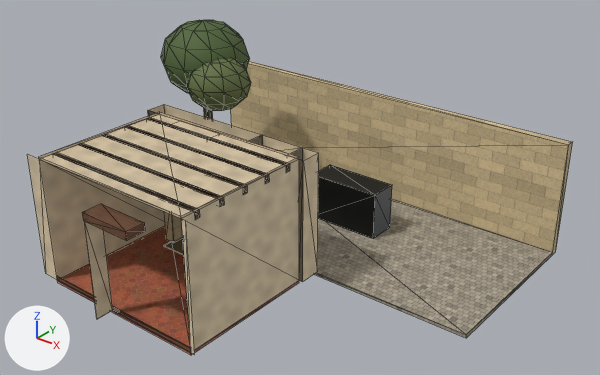
The glTF model games/deux-tabliers/assets/modeles/shell_village_ext_fond.glb: old version first, new version second.
Rendered twice from a 50 mm lens placed at (17.41, -15.23, 9.46), pointed at (7.39, -2.71, 1.7). Arrows for +X, +Y and +Z are at lower left; the lights stay in place. The picture after the commit comes second. Mesh edges are drawn as thin lines. Vertices at exactly the same position are counted once.

Before the edit, the objects in view are built like this:
```python
me_shell_village_ext_fond = bpy.data.meshes.new('shell_village_ext_fond')
me_shell_village_ext_fond.from_pydata(...)  # 610 vertices, 1094 faces; spans x 1.8..11.7, y -7.12..1.2, z -0.1..4.34
# faces by material slot: [366, 10, 70, 102, 48, 120, 42, 336]
me_shell_village_ext_fond.materials.append(mat_shell_floor_fond)
me_shell_village_ext_fond.materials.append(mat_shell_ceiling)
me_shell_village_ext_fond.materials.append(mat_shell_wall_paint)
me_shell_village_ext_fond.materials.append(mat_shell_beams)
me_shell_village_ext_fond.materials.append(mat_street_stone)
me_shell_village_ext_fond.materials.append(mat_shell_atlas)
me_shell_village_ext_fond.materials.append(mat_street_paving)
me_shell_village_ext_fond.materials.append(mat_street_atlas)
ob_shell_village_ext_fond = bpy.data.objects.new('shell_village_ext_fond', me_shell_village_ext_fond)
ob_shell_village_ext_fond.location = (0.0, 0.0, 0.0)
```
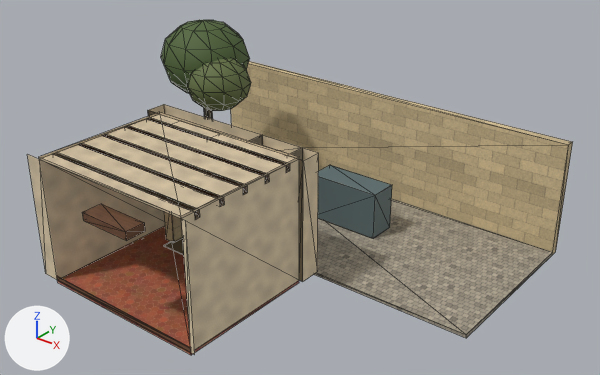
The change, as a list of edits to the scene's bpy script:
```text
Change me_shell_village_ext_fond:
    used by ob_shell_village_ext_fond; location = (0.0, 0.0, 0.0)
    remove me_shell_village_ext_fond.from_pydata(...)  # 610 vertices, 1094 faces; spans x 1.8..11.7, y -7.12..1.2, z -0.1..4.34
    add me_shell_village_ext_fond.from_pydata(...)  # 602 vertices, 1082 faces; spans x 1.8..11.7, y -7.12..1.2, z -0.1..4.34
    me_shell_village_ext_fond part 1: the loose piece of 8 vertices spanning x 5.8, y -7.1..-6.7, z 0.0..2.2 is deleted
    me_shell_village_ext_fond part 2: 12 kept faces spanning x 6.4..8.2, y -1.0..-0.3, z -0.02..1.1 get new texture (UV) coordinates
```

Location of each change, [x1, y1, x2, y2] in pixels of the pictures (600 x 375 px):
part 1 of me_shell_village_ext_fond, deleted (brown)
    before: [85, 222, 113, 319]
part 2 of me_shell_village_ext_fond, surface changed (black to grey)
    both: [318, 165, 392, 238]
